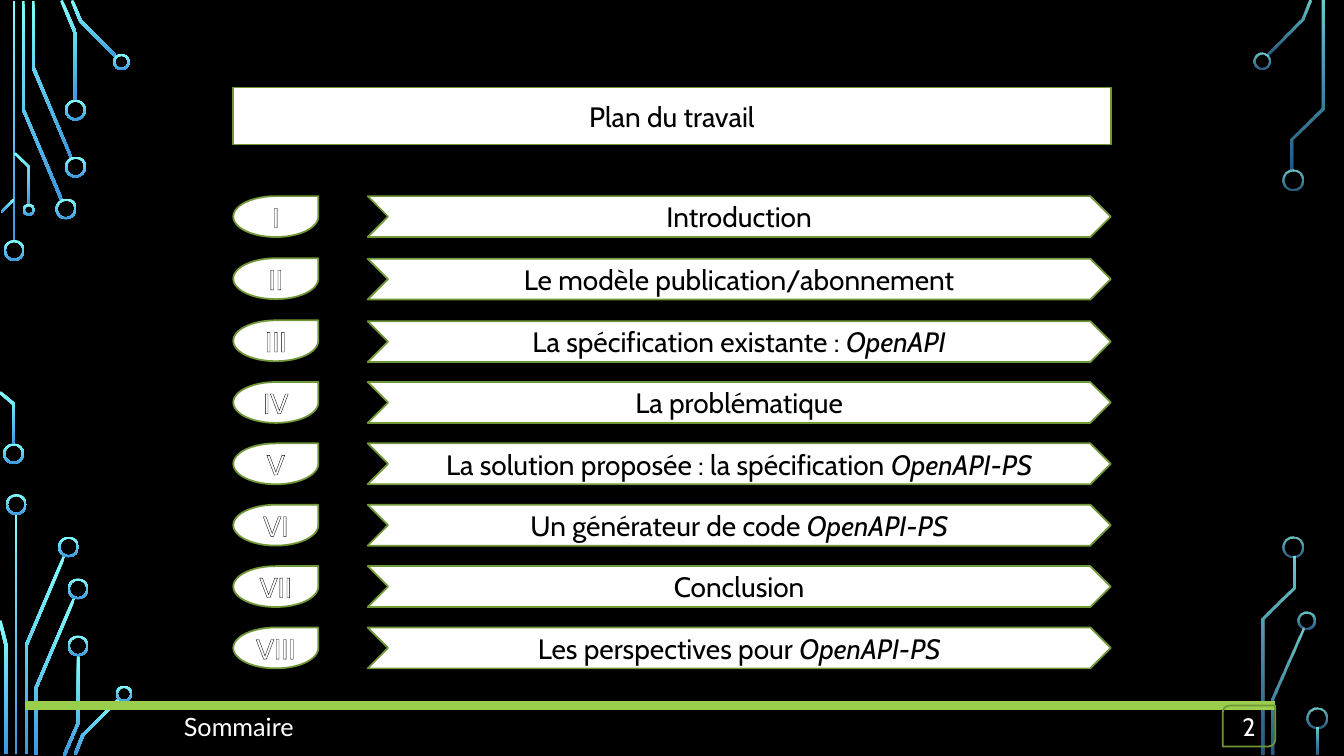
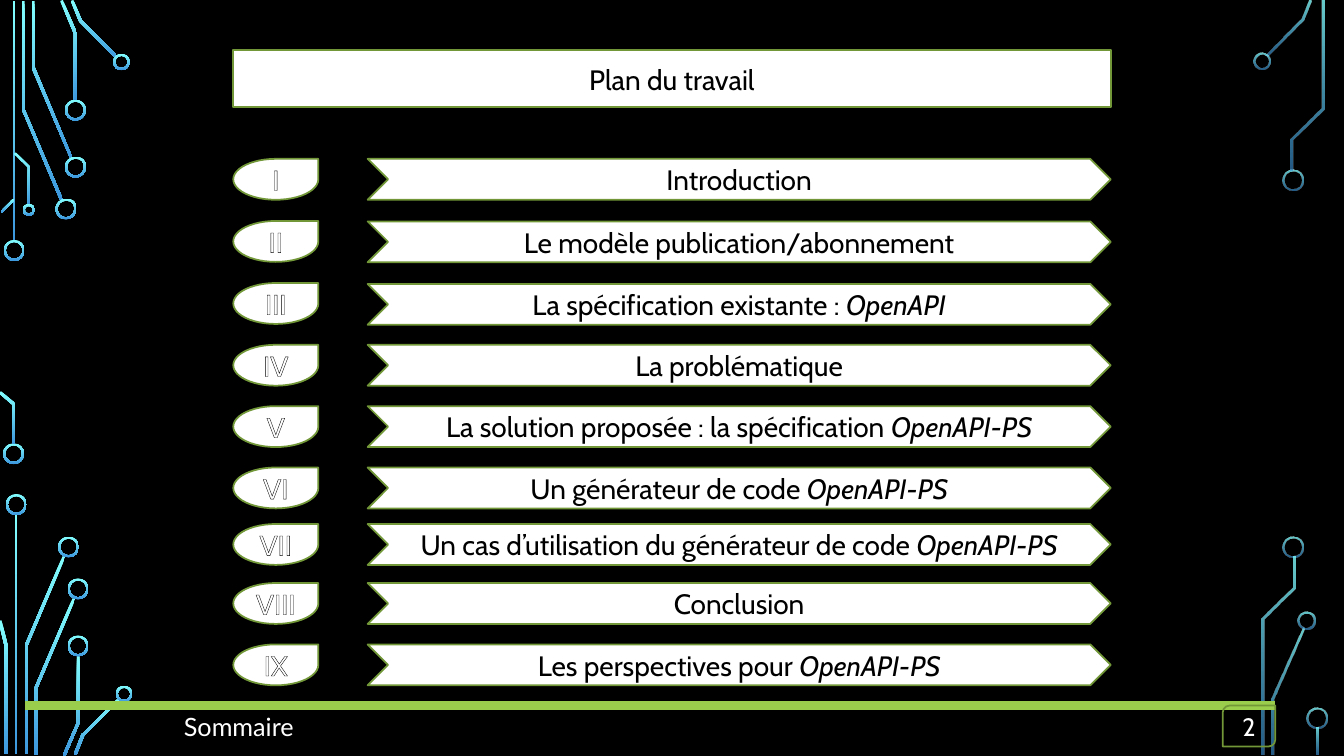
Before and after one commit to OA-Souleymane/MyGitHub-Files, a slide deck: slide 2 of Chapitres/mémoire/diapoMemoire.pptx. Drawn at 1344x756 pixels with LibreOffice and Linux fonts; fonts in the diff are those of the drawing; background and template pictures are left out. Boxes give left, top, right and bottom in pixels: in the first picture for what was removed or moved away, otherwise in the second. Text is boxed around its words. In the diff, an @@ line names an element or a change of style, - is before the commit and + after.

```diff
--- a/Chapitres/mémoire/diapoMemoire.pptx
+++ b/Chapitres/mémoire/diapoMemoire.pptx
@@ 3 chevrons, 3 teardrops, 1 rectangle: place and size @@
-3 chevrons, 3 teardrops, 1 rectangle at box(233, 88, 1111, 485)
+3 chevrons, 3 teardrops, 1 rectangle at box(233, 50, 1111, 448)
@@ 3 chevrons, 3 teardrops: place and size @@
-3 chevrons, 3 teardrops at box(233, 258, 1111, 546)
+3 chevrons, 3 teardrops at box(233, 221, 1111, 509)
@@ teardrop "VII": place and size @@
-teardrop "VII" at box(233, 567, 318, 608)
+teardrop "VII" at box(233, 524, 318, 566)
@@ chevron added at box(368, 524, 1111, 566), fill #FFFFFF, outline #729838 1.25 pt, 20 pt, text #000000 @@
+Un cas d’utilisation du générateur de code OpenAPI-PS
@@ teardrop "VIII": place and size @@
-teardrop "VIII" at box(233, 627, 318, 668)
+teardrop "VIII" at box(233, 583, 318, 624)
@@ chevron "Conclusion": place and size @@
-chevron "Conclusion" at box(368, 567, 1111, 608)
+chevron "Conclusion" at box(368, 583, 1111, 624)
@@ teardrop added at box(233, 644, 318, 686), fill #FFFFFF, outline #729838 1.25 pt, 20 pt, text #FFFFFF @@
+IX
@@ chevron "Les perspectives pour OpenAPI-PS": place and size @@
-chevron "Les perspectives pour OpenAPI-PS" at box(368, 627, 1111, 668)
+chevron "Les perspectives pour OpenAPI-PS" at box(368, 644, 1111, 686)
```
Also in this commit, not shown: 8 other slides changed, 8 slides added, 2 other files.
